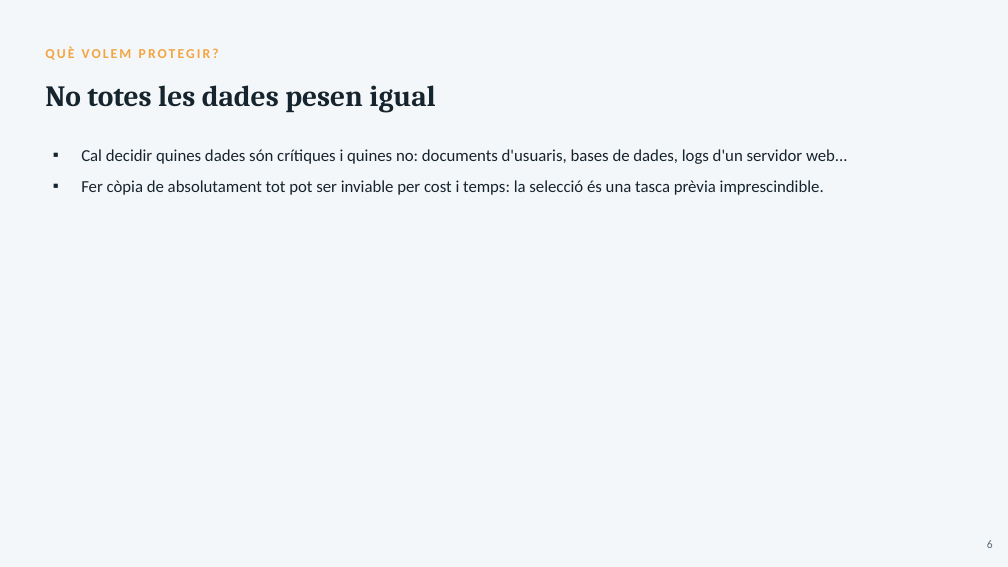
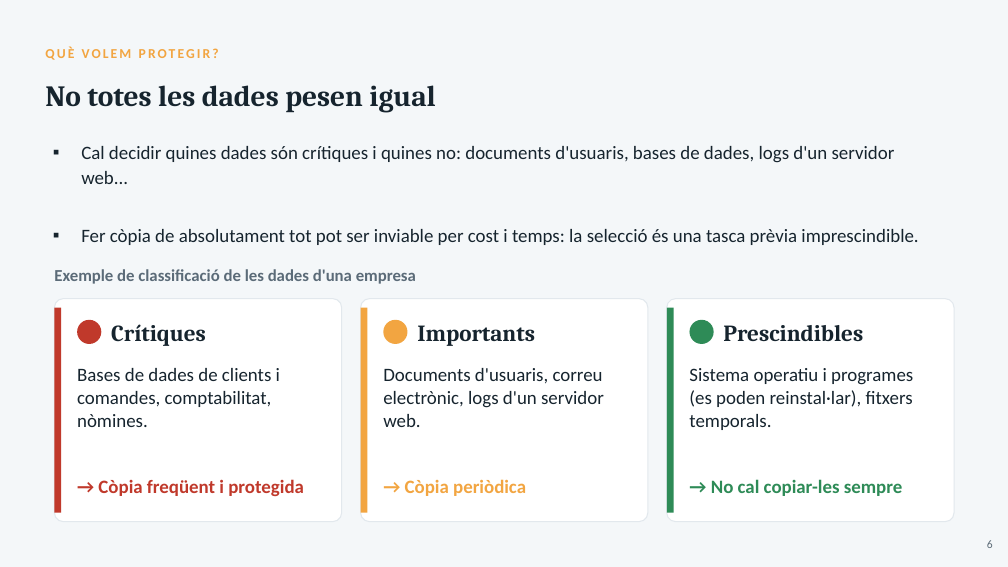
Before and after one commit to joansanchezescudero/SMX_0226_Seguretat_Informatica, a slide deck: slide 6 of RA2 - Emmagatzematge i copies de seguretat/AA3 - Copies de seguretat/RA2_AA3_Copies_de_seguretat.pptx. Drawn at 1008x567 pixels with LibreOffice and Linux fonts; fonts in the diff are those of the drawing. Boxes give left, top, right and bottom in pixels: in the first picture for what was removed or moved away, otherwise in the second. Text is boxed around its words. In the diff, an @@ line names an element or a change of style, - is before the commit and + after.

```diff
--- a/RA2 - Emmagatzematge i copies de seguretat/AA3 - Copies de seguretat/RA2_AA3_Copies_de_seguretat.pptx
+++ b/RA2 - Emmagatzematge i copies de seguretat/AA3 - Copies de seguretat/RA2_AA3_Copies_de_seguretat.pptx
@@ text "Cal decidir quines dades són ..." at (x1=81, y1=146, x2=918, y2=245): size 16 to 18 pt; line spacing 20pt to 24.3pt; more space between paragraphs @@
@@ text added at (x1=54, y1=269, x2=416, y2=284), 16 pt, text #5B6B78, bold @@
+Exemple de classificació de les dades d'una empresa
@@ rounded rectangle added at (x1=54, y1=299, x2=342, y2=522), fill #FFFFFF, outline #E2E8ED 1 pt @@
@@ rounded rectangle added at (x1=361, y1=299, x2=648, y2=522), fill #FFFFFF, outline #E2E8ED 1 pt @@
@@ rounded rectangle added at (x1=667, y1=299, x2=954, y2=522), fill #FFFFFF, outline #E2E8ED 1 pt @@
@@ rectangle added at (x1=54, y1=308, x2=61, y2=513), fill #C0392B @@
@@ ellipse added at (x1=77, y1=320, x2=101, y2=344), fill #C0392B @@
@@ text added at (x1=111, y1=324, x2=206, y2=346), 22 pt, text #16242E, bold @@
+Crítiques
@@ rectangle added at (x1=361, y1=308, x2=368, y2=513), fill #F2A541 @@
@@ ellipse added at (x1=383, y1=320, x2=408, y2=344), fill #F2A541 @@
@@ text added at (x1=417, y1=325, x2=535, y2=346), 22 pt, text #16242E, bold @@
+Importants
@@ rectangle added at (x1=667, y1=308, x2=674, y2=513), fill #2E8B57 @@
@@ ellipse added at (x1=690, y1=320, x2=714, y2=344), fill #2E8B57 @@
@@ text added at (x1=723, y1=325, x2=863, y2=341), 22 pt, text #16242E, bold @@
+Prescindibles
@@ text added at (x1=77, y1=368, x2=280, y2=427), 18 pt, text #16242E @@
+Bases de dades de clients i comandes, comptabilitat, nòmines.
@@ text added at (x1=383, y1=368, x2=604, y2=427), 18 pt, text #16242E @@
+Documents d'usuaris, correu electrònic, logs d'un servidor web.
@@ text added at (x1=689, y1=368, x2=913, y2=430), 18 pt, text #16242E @@
+Sistema operatiu i programes (es poden reinstal·lar), fitxers temporals.
@@ text added at (x1=98, y1=479, x2=304, y2=496), 18 pt, text #C0392B, bold @@
+→ Còpia freqüent i protegida
@@ text added at (x1=405, y1=479, x2=526, y2=496), 18 pt, text #F2A541, bold @@
+→ Còpia periòdica
@@ text added at (x1=711, y1=479, x2=902, y2=496), 18 pt, text #2E8B57, bold @@
+→ No cal copiar-les sempre
```
Also in this commit, not shown: 26 other slides changed, 1 other file.
